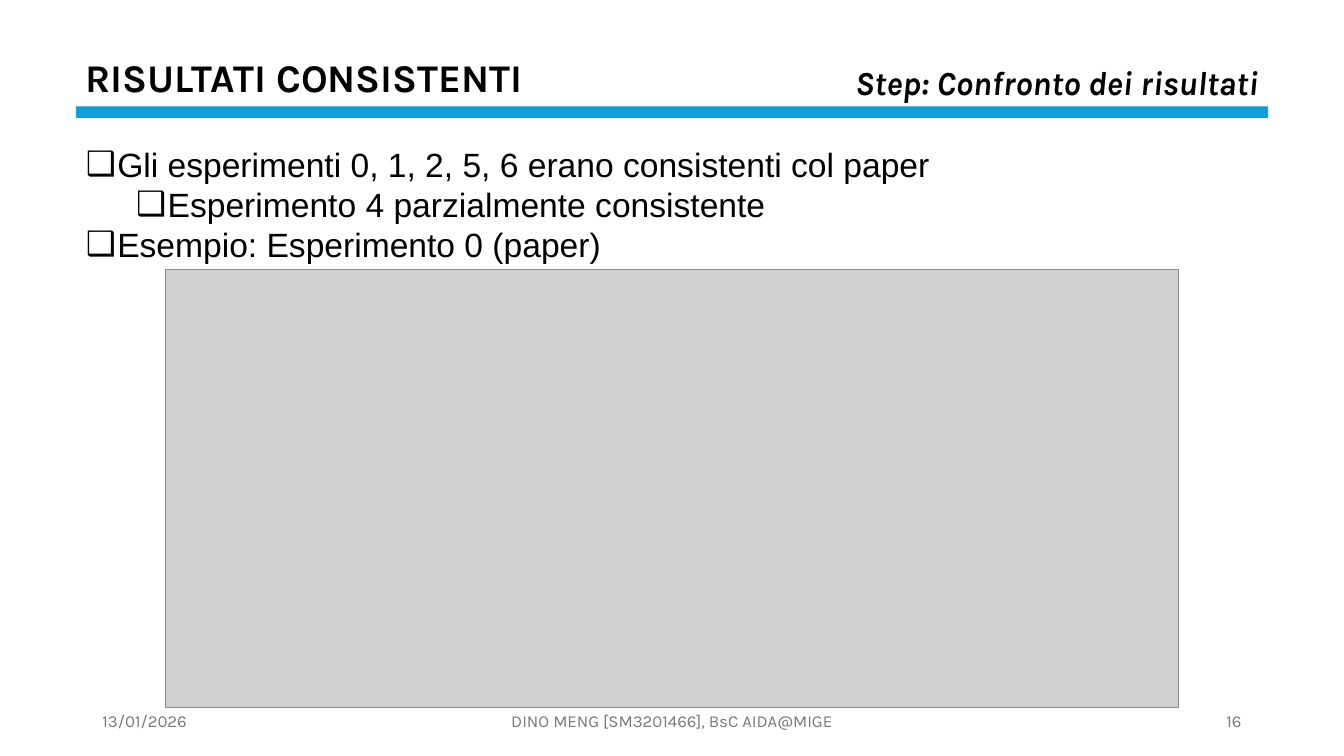
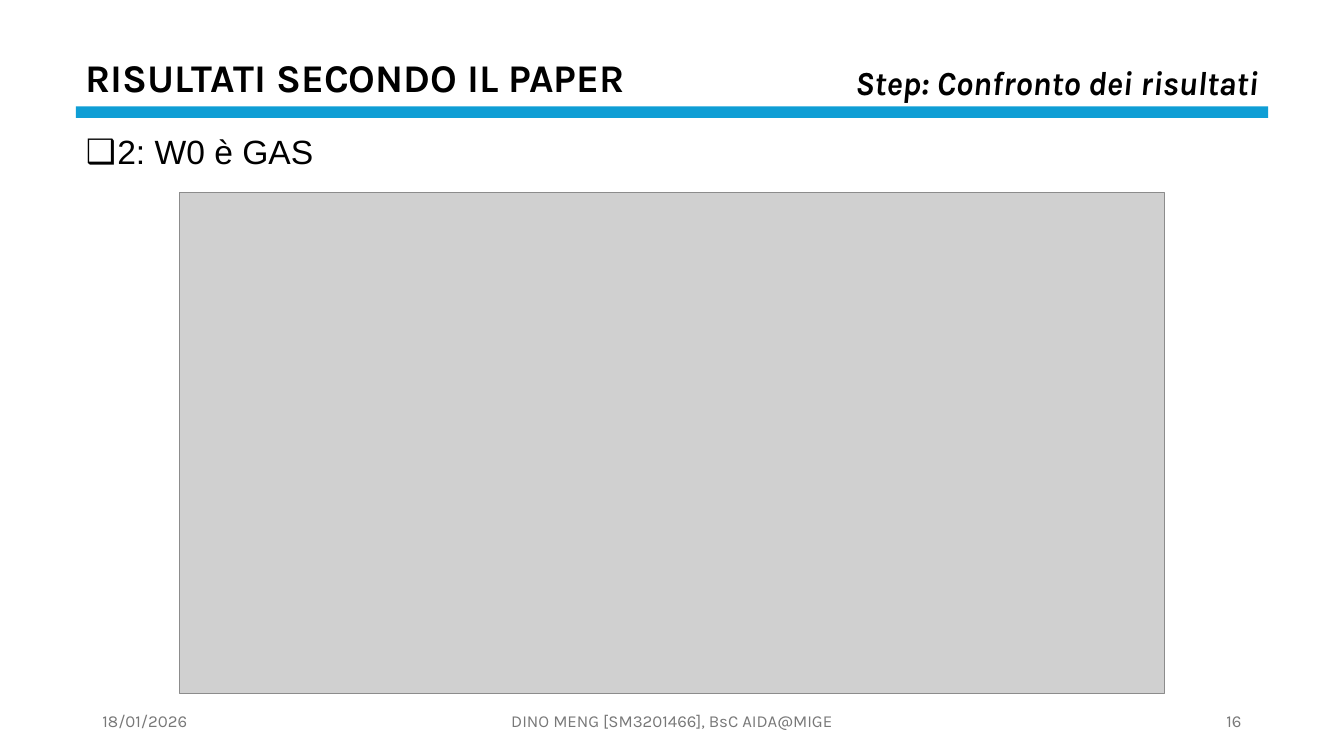
Before and after one commit to OdinMeng/AIDA-UNIVERSITY-NOTES-2025-2026, a slide deck: slide 16 of Complex Systems/project/PresentationPROJECTSM3201466.pptx. Drawn at 1344x756 pixels with LibreOffice and Linux fonts; fonts in the diff are those of the drawing; grey boxes stand for pictures. Boxes give left, top, right and bottom in pixels: in the first picture for what was removed or moved away, otherwise in the second. Text is boxed around its words. In the diff, an @@ line names an element or a change of style, - is before the commit and + after.

```diff
--- a/Complex Systems/project/PresentationPROJECTSM3201466.pptx
+++ b/Complex Systems/project/PresentationPROJECTSM3201466.pptx
@@ text at <box>86,66,625,93</box>: text changed @@
-RISULTATI CONSISTENTI
+RISULTATI SECONDO IL PAPER
@@ text added at <box>117,139,313,165</box>, 24 pt, text #000000 @@
+❑ 2: W0 è GAS
@@ text removed at <box>117,152,929,264</box> @@
-❑ Gli esperimenti 0, 1, 2, 5, 6 erano consistenti col paper
-  ❑ Esperimento 4 parzialmente consistente
-❑ Esempio: Esperimento 0 (paper)
@@ picture: place and size @@
-picture at <box>166,270,1179,708</box>
+picture at <box>179,193,1165,694</box>
@@ text at <box>102,715,187,728</box>: text changed @@
-13/01/2026
+18/01/2026
```
Also in this commit, not shown: 39 other slides changed, 2 slides added, 7 slides removed, 5 other files.
